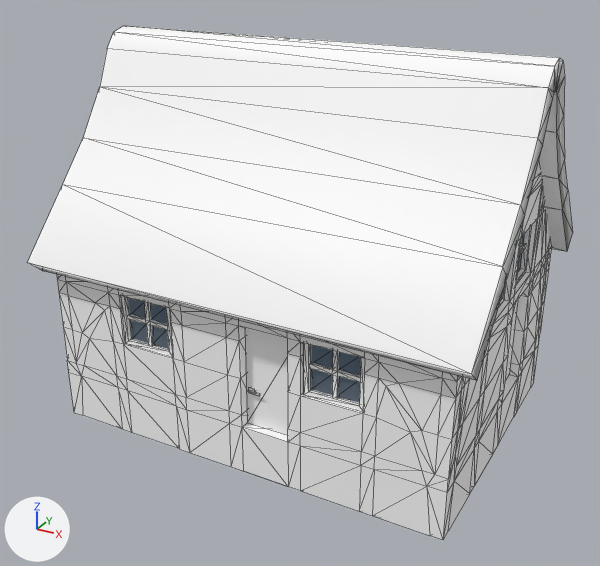
The glTF model EverythingLibraryBrowser/models/buildings/buildings-historical-medievalcottage/buildings-historical-medievalcottage_v1.glb, before and after one commit.
One viewpoint serves both versions: a 50 mm camera at (9.56, -18.04, 12.48) aimed at (-0.03, -0.6, 3.76). The axes (+X, +Y, +Z) are drawn at lower left. The lights are the same throughout. The older version comes first. Mesh edges are drawn as thin lines. Vertices at exactly the same position are counted once.

Names of what the first picture shows: 'MedievalCottage_v1_base', 'MedievalCottage_v1_windowRefl'.
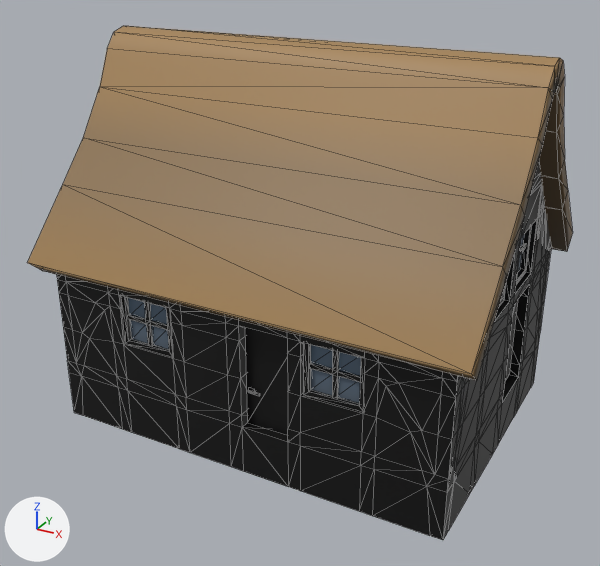
The newer file is also turned or shifted as a whole; pictures and numbers use the older file's frame.

Location of each change, [x1, y1, x2, y2] in pixels of the pictures (600 x 566 px):
part 1 of me_mesh_403, recoloured (darker)
    both: [27, 26, 573, 540]

The change, as a list of edits to the scene's bpy script:
```text
Change me_mesh_403:
    where me_mesh_403.from_pydata(...)  # 917 vertices, 1692 faces; spans x -5.76..5.76, y -4.38..4.38, z 0.0..9.84
    used by ob_medievalcottage_v1_base; location = (0.0, 0.0, 0.0)
    me_mesh_403 part 1: 1692 faces centred in x -5.76..5.76, y -4.23..4.23, z 0.0..9.8 are repainted in the vertex colours; the middle colour goes from white #ffffff to black #000000
```
